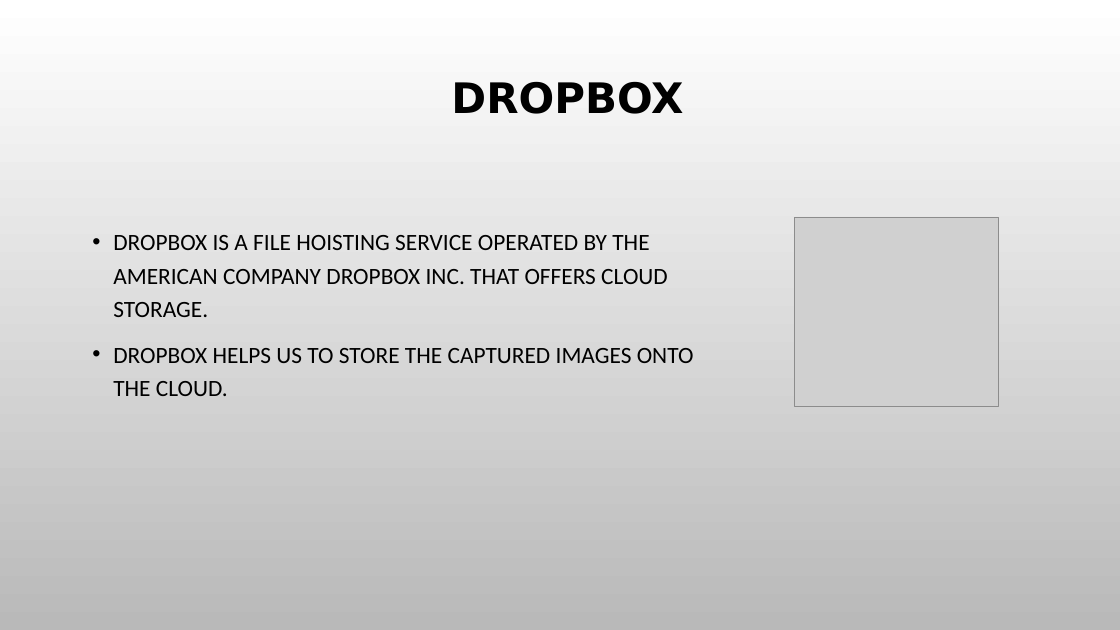
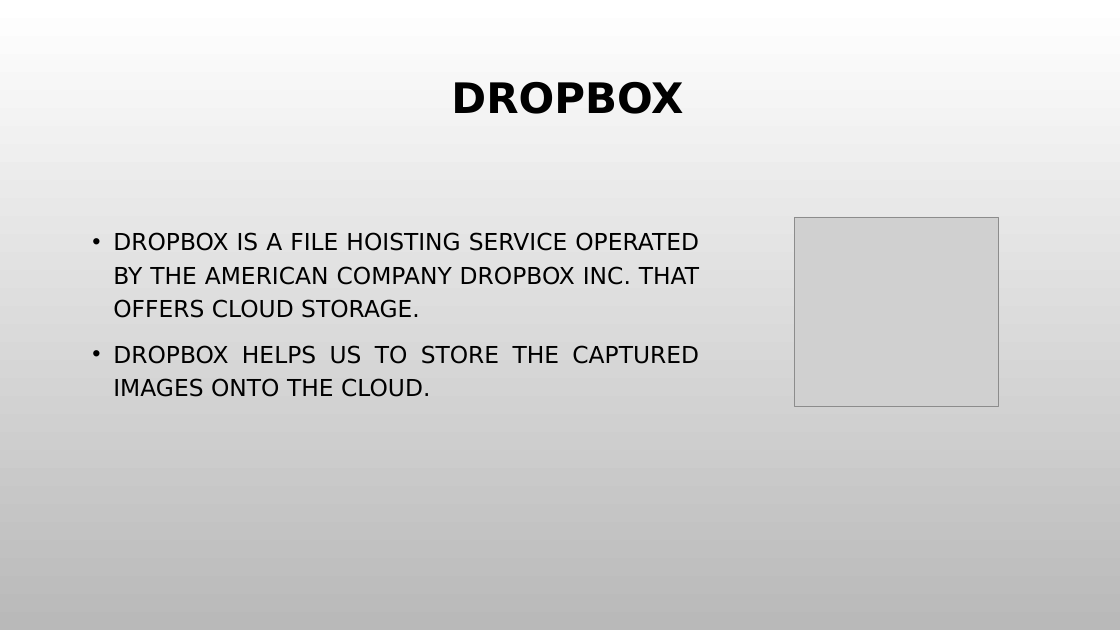
Before and after one commit to vijaykumarrpai/mca-code, a slide deck: slide 9 of 4th Sem/IOT/Alligator.pptx. Drawn at 1120x630 pixels with LibreOffice and Linux fonts; fonts in the diff are those of the drawing; grey boxes stand for pictures; background and template pictures are left out. Boxes give left, top, right and bottom in pixels: in the first picture for what was removed or moved away, otherwise in the second. Text is boxed around its words. In the diff, an @@ line names an element or a change of style, - is before the commit and + after.

```diff
--- a/4th Sem/IOT/Alligator.pptx
+++ b/4th Sem/IOT/Alligator.pptx
@@ text "DROPBOX IS A FILE HOISTING ..." at bbox=[113, 232, 699, 397]: font Calibri to DejaVu Sans; alignment left to justified @@
```
Also in this commit, not shown: 11 other slides changed, 2 slides added, 12 other files.
